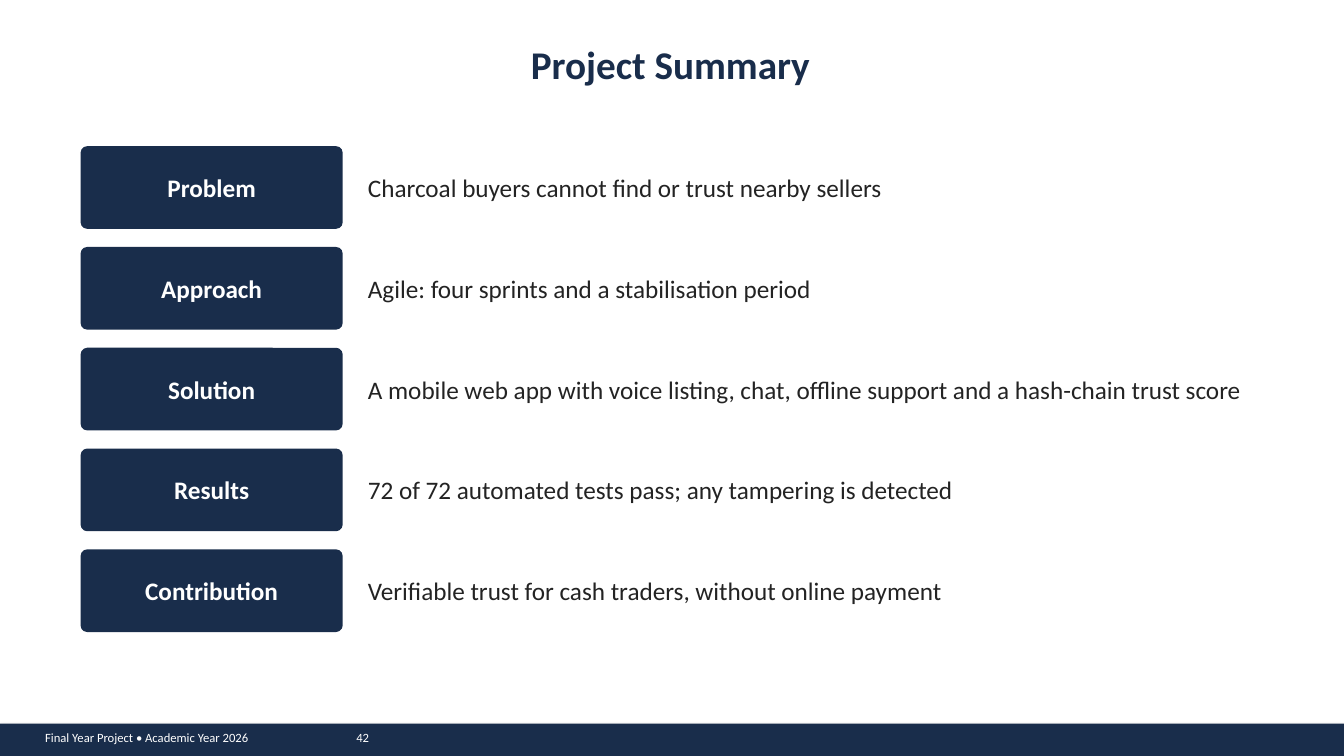
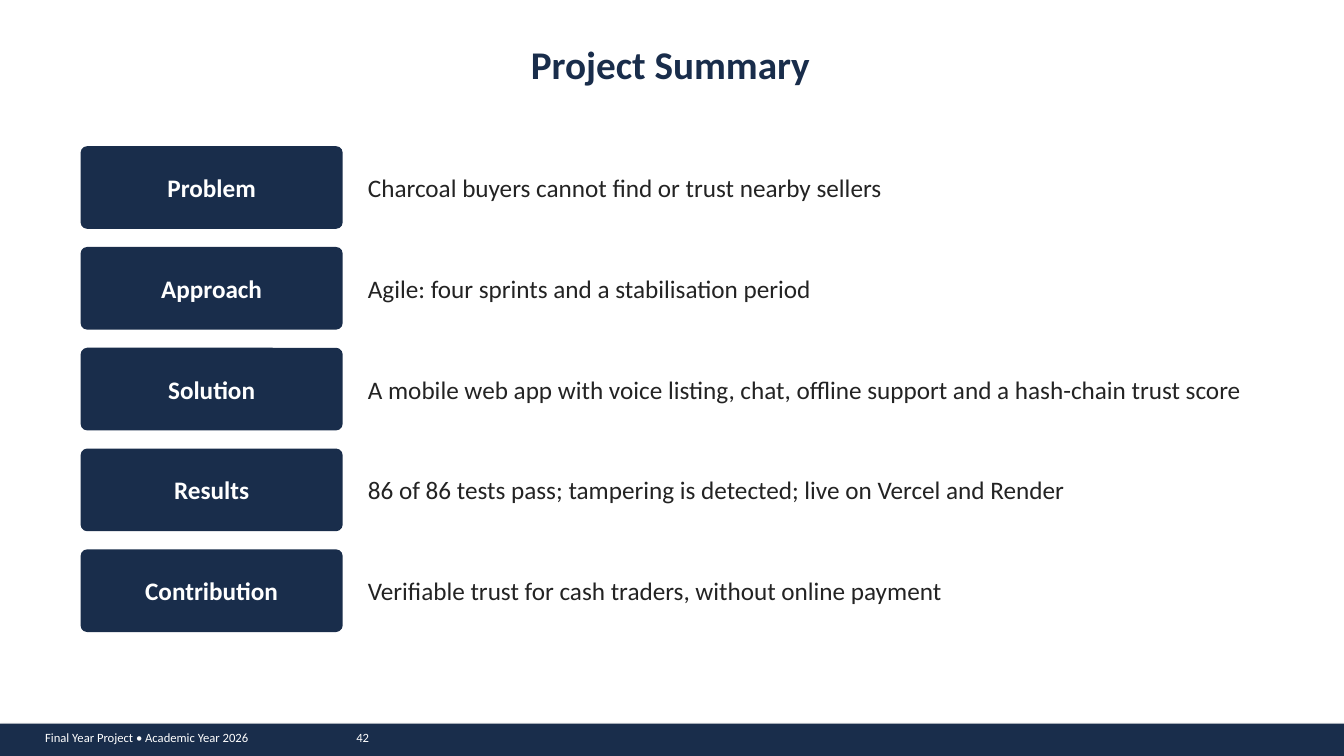
Before and after one commit to john-chola/ZamMarket, a slide deck: slide 42 of docs/presentation/ZamMarket_Presentation.pptx. Drawn at 1344x756 pixels with LibreOffice and Linux fonts; fonts in the diff are those of the drawing. Boxes give left, top, right and bottom in pixels: in the first picture for what was removed or moved away, otherwise in the second. Text is boxed around its words. In the diff, an @@ line names an element or a change of style, - is before the commit and + after.

```diff
--- a/docs/presentation/ZamMarket_Presentation.pptx
+++ b/docs/presentation/ZamMarket_Presentation.pptx
@@ text at (368,481,1064,504): text changed @@
-72 of 72 automated tests pass; any tampering is detected
+86 of 86 tests pass; tampering is detected; live on Vercel and Render
```
Also in this commit, not shown: 13 other slides changed, 2 other files.
